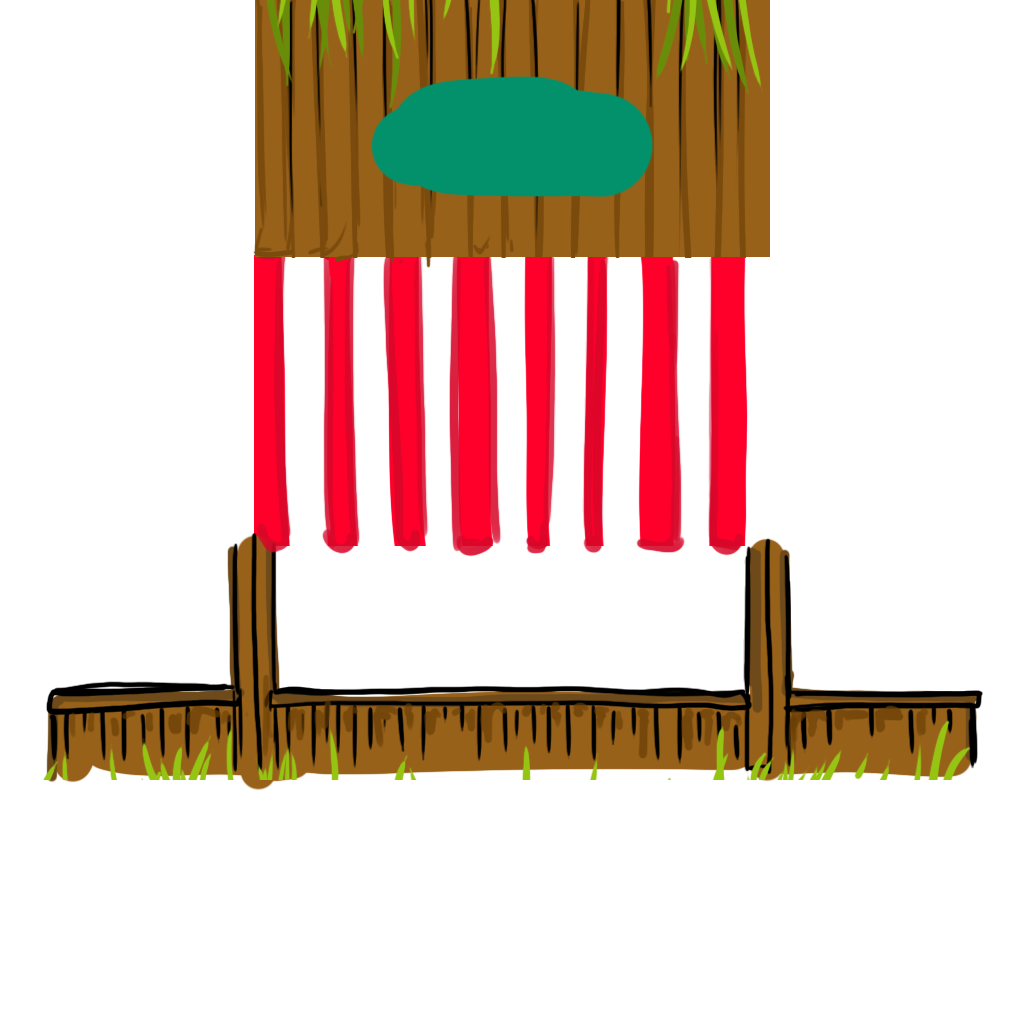
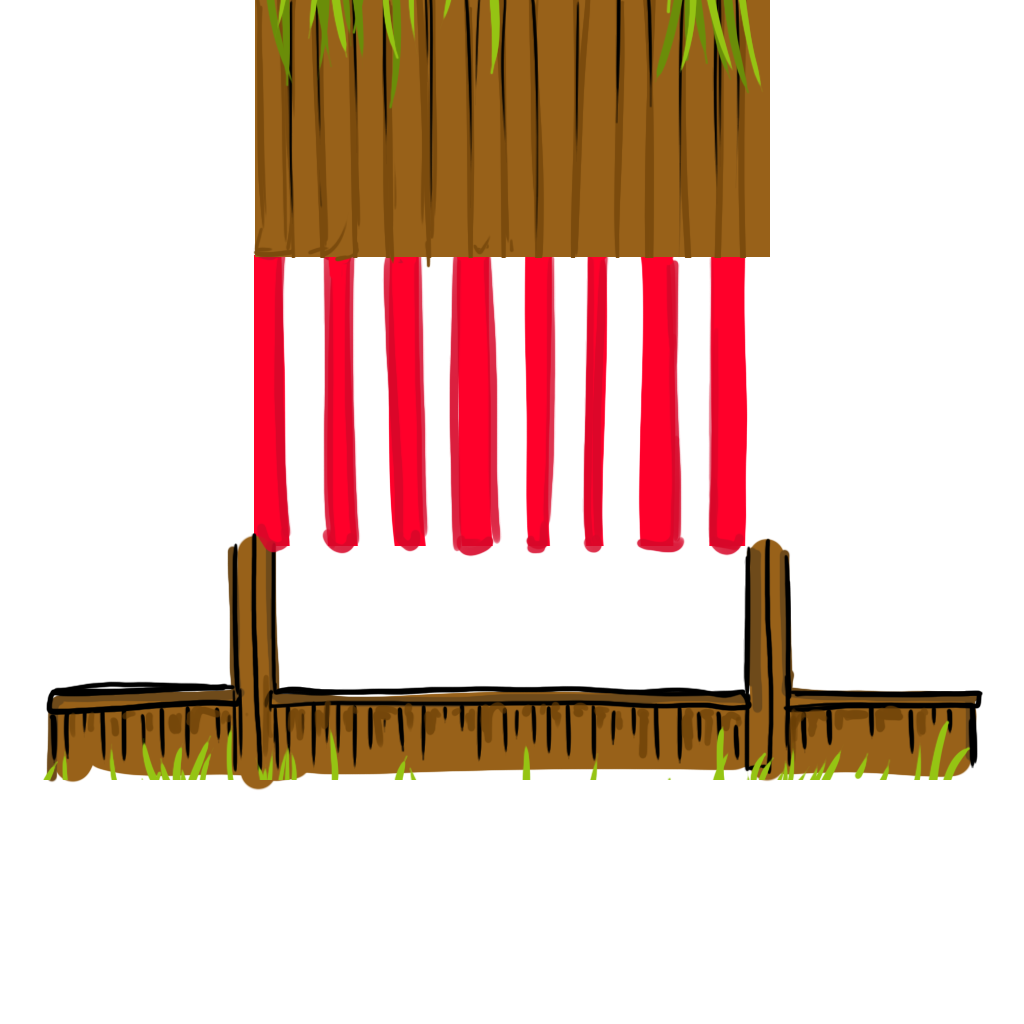
Layers edited between the first and the second (1024, 1024) image:
painted on "Layer 2" over <box>370,75,654,198</box>
